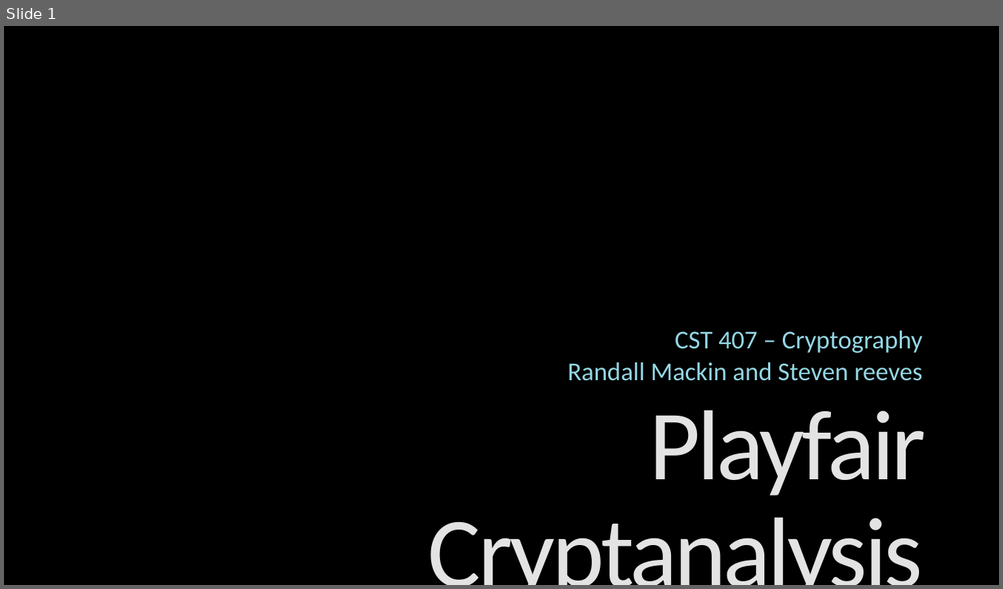
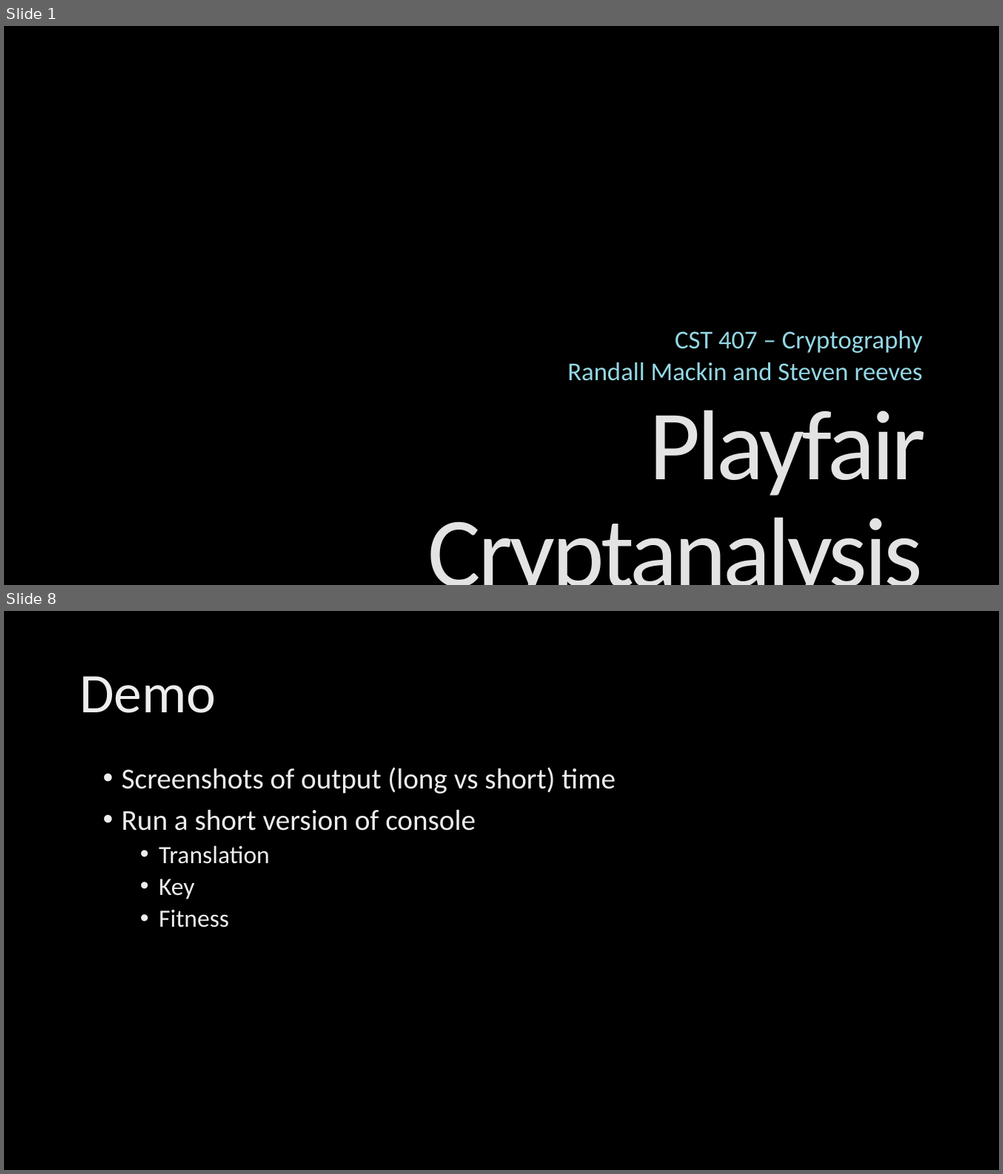
Before and after one commit to Steven-Reeves/Cryptography, a slide deck: Final_Presentation.pptx. Shown one above the other, each under a label of ours: slide 1 before the commit, slides 1 and 8 after it; the slides between them are not shown. The pictures are 1003x589 and 1003x1174 pixels, drawn with LibreOffice and Linux fonts; fonts in the diff are those of the drawing; background and template pictures are left out. Boxes give left, top, right and bottom in pixels: in the first picture for what was removed or moved away, otherwise in the second. Text is boxed around its words. In the diff, an @@ line names an element or a change of style, - is before the commit and + after.

```diff
--- a/Final_Presentation.pptx
+++ b/Final_Presentation.pptx
@@ slide 8 added at (x1=4, y1=611, x2=999, y2=1170), background picture (left out) @@
@@ title added at (x1=79, y1=676, x2=216, y2=713), 54 pt, text gradient #BFBFBF to #EDEDED to #FFFFFF @@
+Demo
@@ text added at (x1=122, y1=767, x2=615, y2=928), 28 pt, text gradient #BFBFBF to #EDEDED to #FFFFFF @@
+• Screenshots of output (long vs short) time
+• Run a short version of console
+  • Translation
+  • Key
+  • Fitness
```
Also in this commit, not shown: 4 slides changed, 4 other slides added, 2 slides removed.
